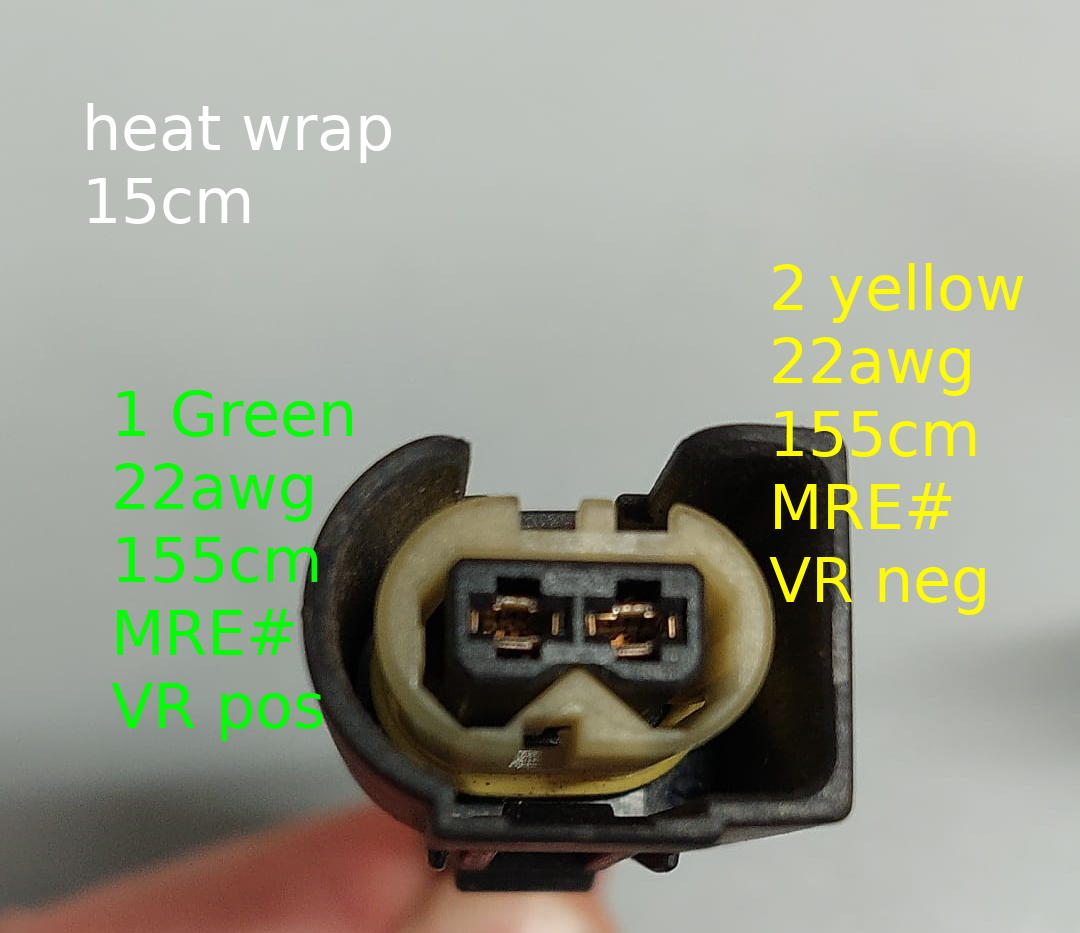
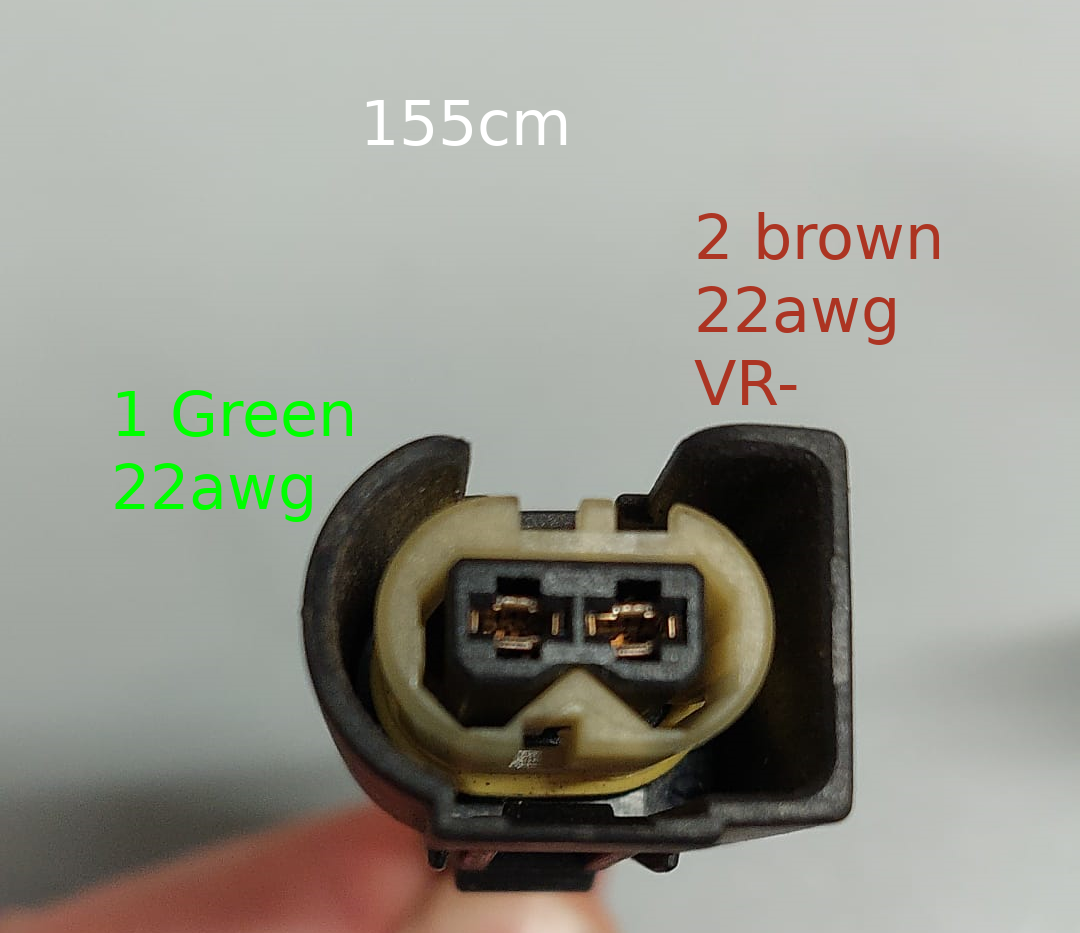
Layer changes from the first 1080 x 933 image to the second:
renamed "2 yellow ..." to "2 brown ...", painted on it over [694, 212, 1024, 615]
renamed "heat wrap ..." to "155cm", painted on it over [87, 100, 567, 224]
painted on "1 Green ..." over [111, 537, 323, 741]
